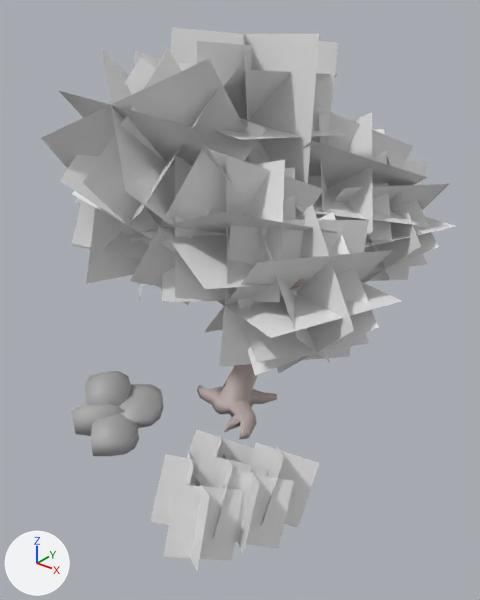
Renders of the FBX model Assets/Levels/1_Forest/forest.fbx from each side of a commit.
One viewpoint serves both versions: a 50 mm camera at (10.58, -11.35, 11.68) aimed at (0.55, 1.18, 3.91). Arrows for +X, +Y and +Z are at lower left; the lights stay in place. Where no turn or scale is listed for an object, it has been applied to the vertices.
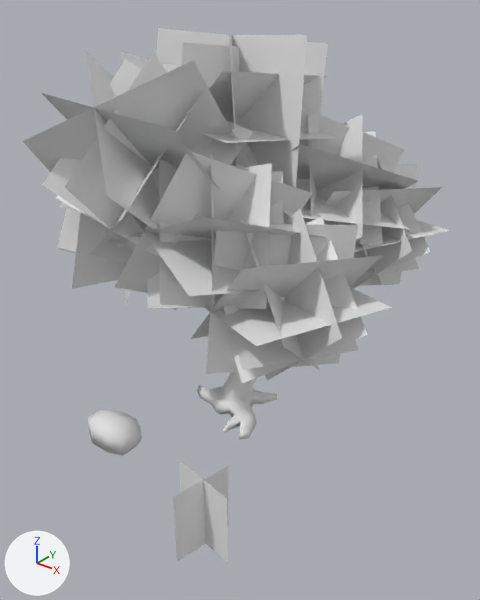
Changed parts and their boxes (x1, y1, x2, y2) in the pictures (480 x 600 px; the box of a moved part takes in the faces that stretch with it):
'Cube.001', added: after (23, 28, 449, 383)
'Cube.068', reshaped: before (41, 27, 456, 439); after (197, 287, 296, 439)
'Plane.036', reshaped, moved, turned: before (150, 429, 319, 571); after (173, 460, 229, 563)
'Cube.060', recoloured, turned (grey to white): before (91, 414, 139, 456); after (88, 410, 142, 456)
'Cube.062', deleted: before (119, 384, 164, 428)
'Cube.061', deleted: before (84, 371, 132, 406)
'Cube.063', deleted: before (71, 404, 125, 436)
part 1 of me_cube_077, deleted: before (41, 27, 456, 376)
part 2 of me_cube_077, moved or reshaped (not visible afterwards): before (290, 279, 305, 289)
part 3 of me_cube_077, recoloured: (197, 372, 277, 439) in both
part 4 of me_plane_049, rebuilt: before (190, 478, 210, 571); after (173, 466, 229, 562)
part 5 of me_plane_049, deleted: before (224, 469, 294, 549)
part 6 of me_plane_049, cut back: before (150, 429, 319, 561); after (179, 460, 228, 563)

Patch to the scene script:
```diff
--- a/Assets/Levels/1_Forest/forest.fbx.py
+++ b/Assets/Levels/1_Forest/forest.fbx.py
@@ me_plane_049 @@
 # used by ob_plane_036; location = (2.53, -2.89, 0.34); rotation_euler = (0.788, 1.039, -1.225), in degrees (45, 60, -70); scale = (0.833, 0.833, 0.833)
 # verts and faces of me_plane_049; kept vertices keep their numbers, new ones are numbered from 48
-me_plane_049.from_pydata(...)  # 48 vertices, 12 faces; spans x -2.23..1.0, y -2.8..1.19, z -3.75..0.77
-me_plane_049.materials.append(mat_material_008)  # white #e7e7e7
+me_plane_049.from_pydata(...)  # 44 vertices, 2 faces; spans x -2.23..1.25, y -2.8..1.19, z -3.75..0.77
+# me_plane_049 part 4: the loose piece of 4 vertices spanning x -1.0..1.0, y -0.97..0.97, z -0.24..0.24 is rebuilt with 4 vertices and now spans x -1.0..1.25, y -0.94..0.86, z -0.33..-0.02
+# me_plane_049 part 5: the loose piece of 4 vertices spanning x -1.53..0.58, y -0.06..0.58, z -2.6..-0.6 is deleted
+# me_plane_049 part 6
+delete_faces([(8, 9, 11, 10), (12, 13, 15, 14), (20, 21, 23, 22), (24, 25, 27, 26), (28, 29, 31, 30), (32, 33, 35, 34)])
+delete_faces([(36, 37, 39, 38), (40, 41, 43, 42), (44, 45, 47, 46)])
+verts[1] = (1.25, -0.13, 0.77)  # moved, pixel (227, 563)
+verts[3] = (1.25, 0.2, -1.21)  # moved
@@ me_cube_069 @@
 me_cube_069.from_pydata(...)  # 24 vertices, 22 faces; spans x -2.31..2.5, y -1.09..2.53, z -0.29..1.97
-me_cube_069.materials.append(mat_material_004)  # grey #afafaf
@@ me_cube_077 @@
 # verts and faces of me_cube_077; kept vertices keep their numbers, new ones are numbered from 634
-me_cube_077.from_pydata(...)  # 634 vertices, 422 faces; spans x -5.48..5.03, y -4.49..5.56, z -0.11..10.56
-me_cube_077.materials.append(mat_0001)  # white #e7e7e7
+me_cube_077.from_pydata(...)  # 354 vertices, 352 faces; spans x -3.09..3.11, y -2.36..3.02, z -0.11..8.22
+# me_cube_077 part 1: 70 loose pieces with 280 vertices, spanning x -5.48..5.03, y -4.49..5.56, z 2.71..10.56, are deleted
+# me_cube_077 part 2
+for i in [109, 111, 113, 139, 142, 144]: verts[i] += (-0.04, -0.17, 0.0)
+for i in [110, 112, 114]: verts[i] += (-0.03, -0.17, 0.0)
+verts[143] = (2.51, -1.43, 5.29)  # moved
+# me_cube_077 part 3: 352 faces spanning x -3.09..3.11, y -2.36..3.02, z -0.11..8.22 switch from mat_material_002 (grey #bbaca9) to no material
@@ ob_plane_036 @@
 ob_plane_036 = bpy.data.objects.new('Plane.036', me_plane_049)
-ob_plane_036.location = (2.53, -2.89, 0.34)
-ob_plane_036.rotation_euler = (0.788, 1.039, -1.225)  # degrees (45, 60, -70)
+ob_plane_036.location = (3.0, -3.0, 1.0)
+ob_plane_036.rotation_euler = (0.0, 1.571, 0.0)  # degrees (0, 90, 0)
 ob_plane_036.scale = (0.833, 0.833, 0.833)
@@ ob_cube_062 @@
-ob_cube_062 = bpy.data.objects.new('Cube.062', me_cube_071)
@@ ob_cube_061 @@
-ob_cube_061 = bpy.data.objects.new('Cube.061', me_cube_070)
@@ ob_cube_060 @@
 ob_cube_060.location = (-2.06, -1.59, -0.29)
-ob_cube_060.rotation_euler = (0.0563, -0.116, -0.998)  # degrees (3.2, -6.6, -57)
 ob_cube_060.scale = (0.326, 0.326, 0.326)
@@ ob_cube_063 @@
-ob_cube_063 = bpy.data.objects.new('Cube.063', me_cube_072)
@@ ob_cube_001 @@
+ob_cube_001 = bpy.data.objects.new('Cube.001', me_cube_002)  # 280 vertices, 70 faces; spans x -5.51..4.99, y -4.94..5.11, z 2.71..10.56
+ob_cube_001.location = (-0.13, 1.83, 0.03)
```
